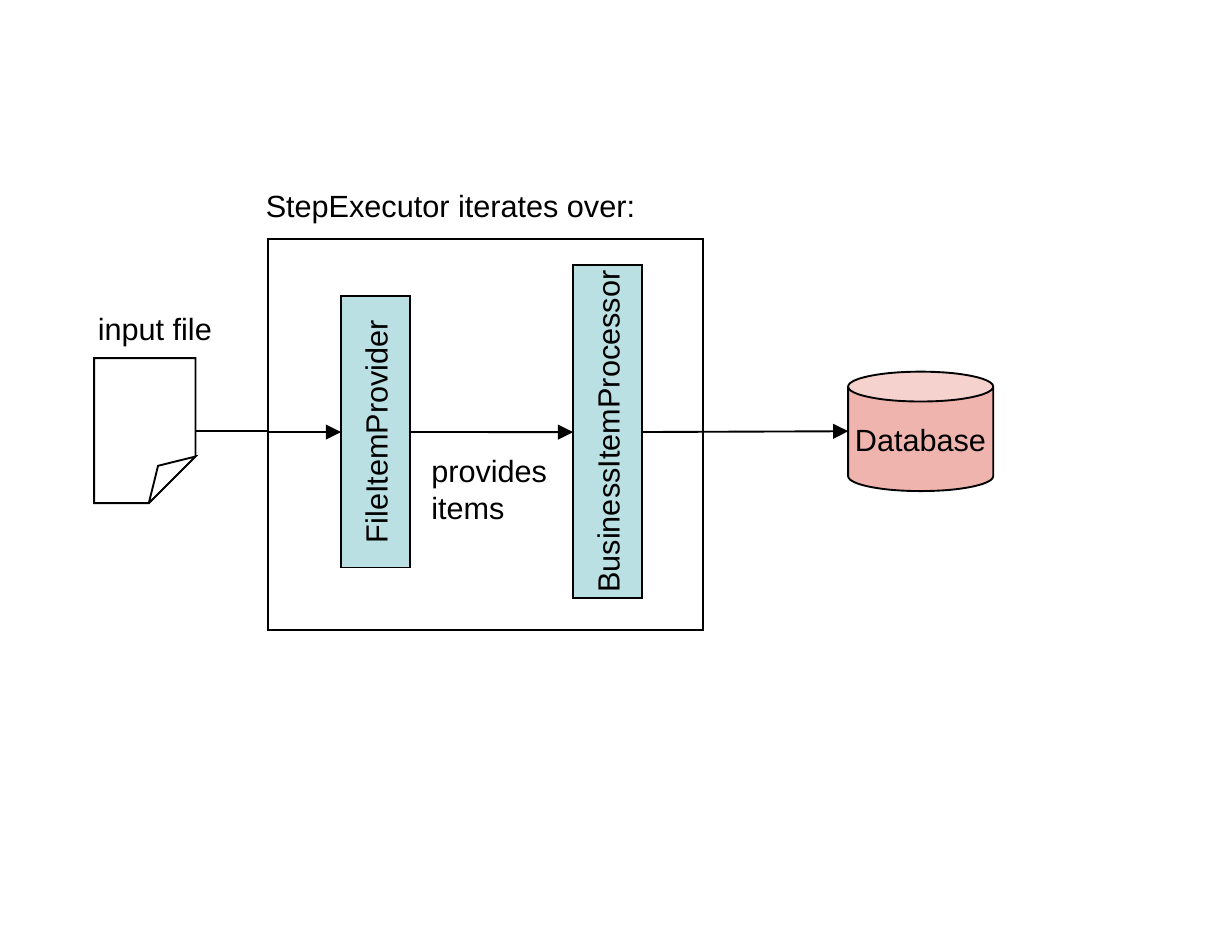
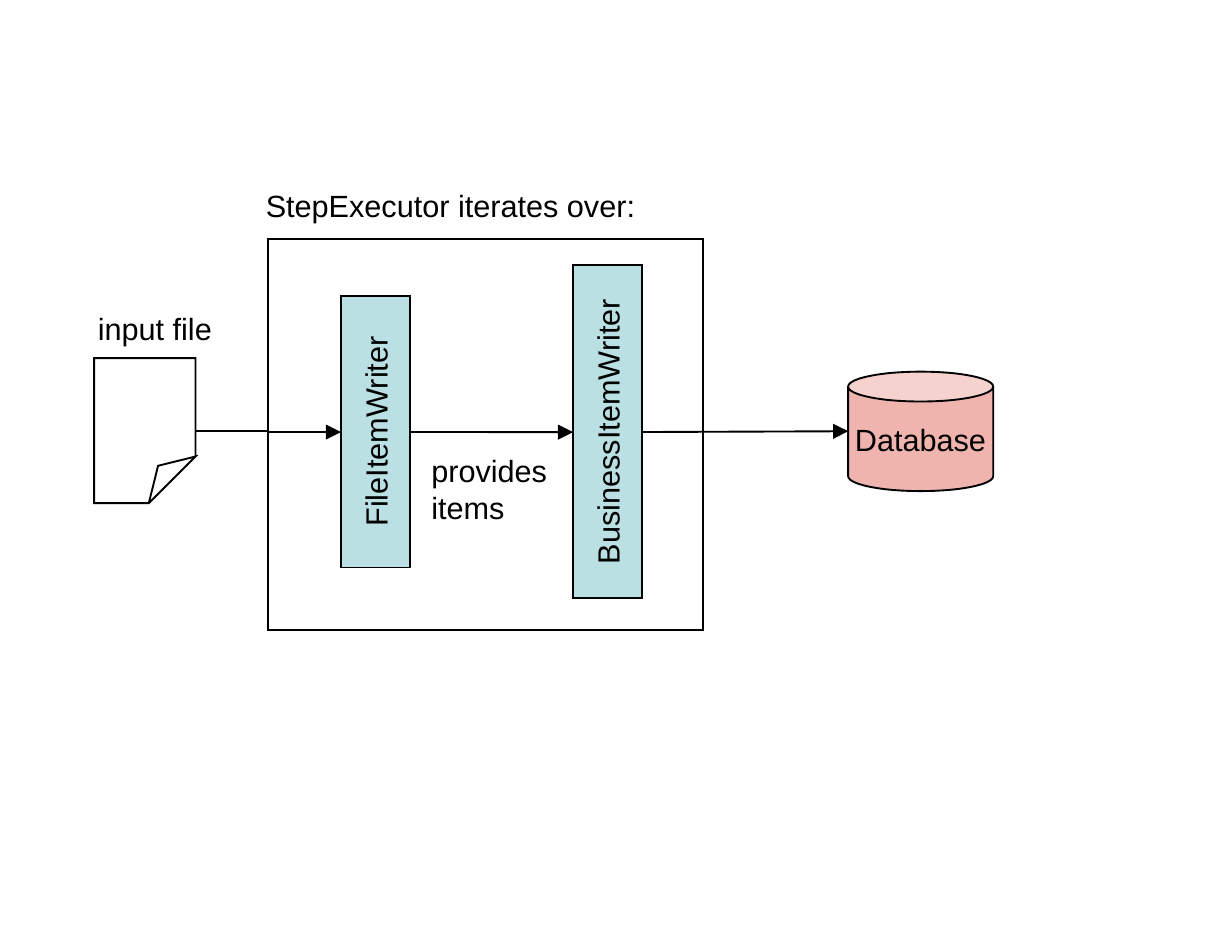
Before and after one commit to spring-projects/spring-batch, a slide deck: slide 1 of docs/models/Figures.ppt. Drawn at 1232x942 pixels with LibreOffice and Linux fonts; fonts in the diff are those of the drawing. Boxes give left, top, right and bottom in pixels: in the first picture for what was removed or moved away, otherwise in the second. Text is boxed around its words. In the diff, an @@ line names an element or a change of style, - is before the commit and + after.

```diff
--- a/docs/models/Figures.ppt
+++ b/docs/models/Figures.ppt
@@ text in rectangle at (592, 325, 626, 556): text changed @@
-BusinessItemProcessor
+BusinessItemWriter
@@ text in rectangle at (360, 355, 394, 520): text changed @@
-FileItemProvider
+FileItemWriter
```
Also in this commit, not shown: 4 slides added, 51 other files.
